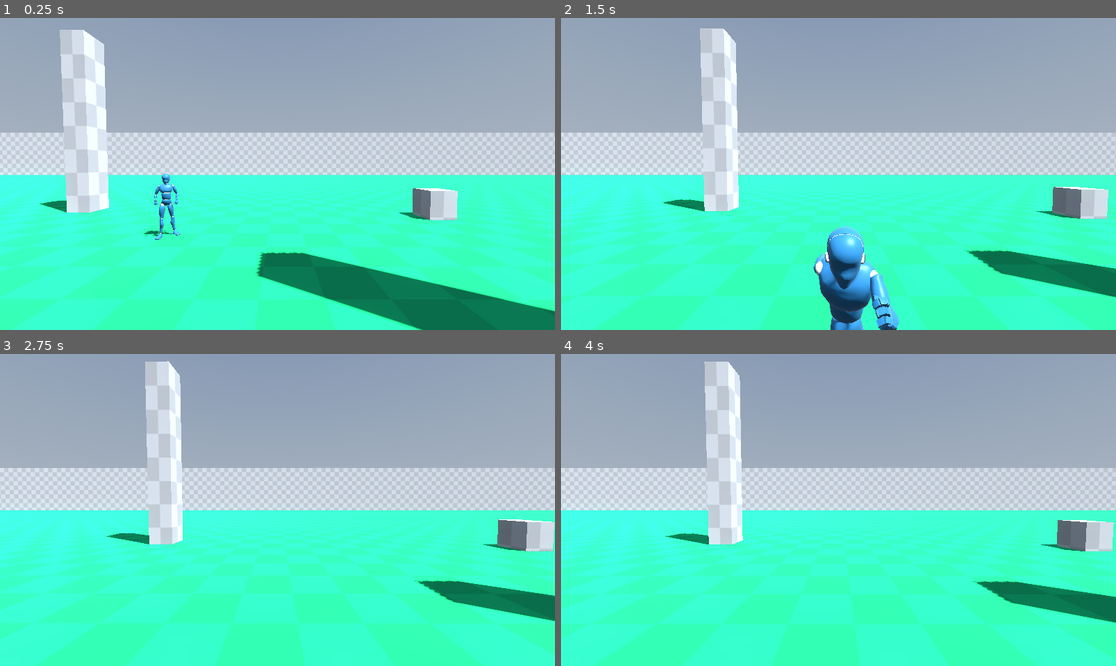
Above: before the commit, frames 1-4 (two rows, left to right).
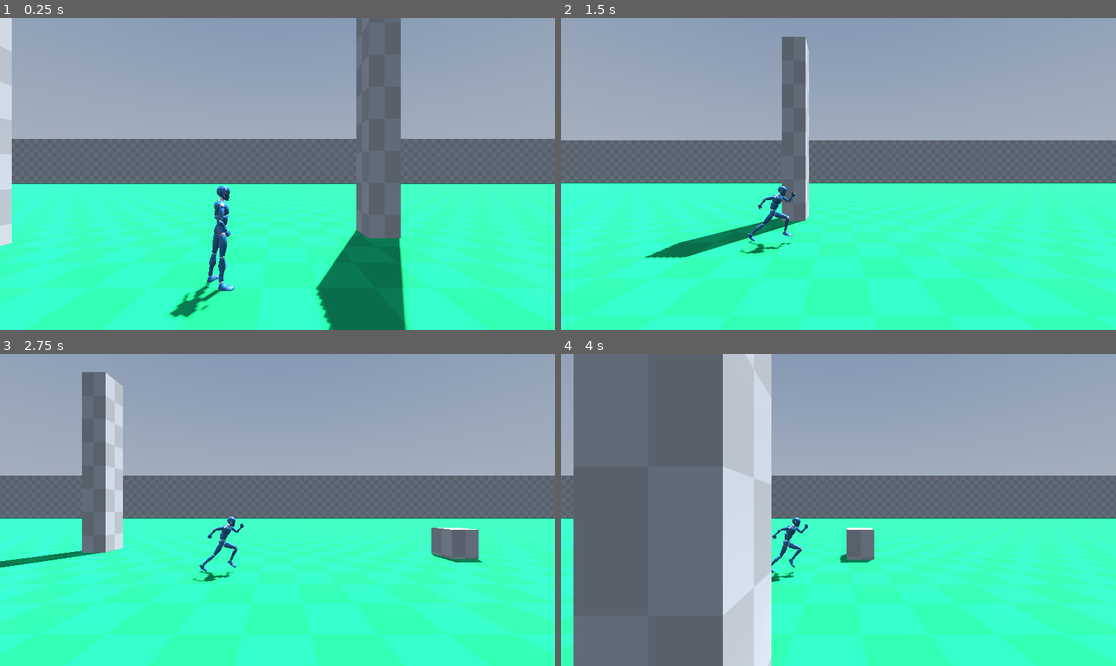
Above: after the commit, the same moments.

Repository: KoB-Kirito/nsfw-minijam-6
Game: Godot game, scene res://game/main.tscn
The game is run twice, just before and just after one commit, with the same random seed, the same clock (stepped at 60 frames per second) and the same inputs. A sky picture missing from this copy of the repository is replaced by a grey-blue gradient.
Inputs (mouse positions are in pixels of both pictures, inside the frame that each line leads up to):
- Up to frame 1 (0.25 s): no input
- Up to frame 2 (1.5 s): move the mouse to (866, 174) at 0.52 s; hold D (forward) from 0.53 s (still down); move the mouse to (810, 174) at 1.27 s
- Up to frame 3 (2.75 s): keep holding D (forward); move the mouse to (288, 503) at 2.02 s
- Up to frame 4 (4 s): keep holding D (forward); move the mouse to (832, 516) at 2.77 s; move the mouse to (877, 513) at 3.52 s

The runs differ from the first frame. In frame 1, 40% of the frame differs, in the area x 0-100%, y 0-100%; in frame 2, 33%; in frame 3, 33%; in frame 4, 52%.

Commit message:
fix camera still using z axis

Diff:
--- a/game/camera/Camera25D.gd
+++ b/game/camera/Camera25D.gd
@@ -32,7 +32,7 @@
 	# (and add noise offset)
 	# lerp only in z (use only the z value of the cameraTarget position)
 	self.position = lerp(self.position,
-		Vector3(0, 0, cameraTarget.global_position.z) + offset + noiseOffset,
+		Vector3(cameraTarget.global_position.x, 0, 0) + offset + noiseOffset,
 		smoothSpeed * delta)
 
 # Function to get noise offset from generated noise
@@ -43,6 +43,6 @@
 	# so x and y will be reading from unrelated areas of noise
 	# Return vector with y and z offsets since we only move Up/Down/Left/Right
 	return Vector3(
-		0,
+		noise.get_noise_2d(100, noise_i) * noiseStrength,
 		noise.get_noise_2d(1, noise_i) * noiseStrength,
-		noise.get_noise_2d(100, noise_i) * noiseStrength)
+		0)
--- a/game/camera/Camera25D.tscn
+++ b/game/camera/Camera25D.tscn
@@ -3,5 +3,4 @@
 [ext_resource type="Script" path="res://game/camera/Camera25D.gd" id="1_4fnuy"]
 
 [node name="Camera25D" type="Camera3D"]
-transform = Transform3D(1, -3.48787e-16, 3.48787e-16, 3.48787e-16, 1, -3.48787e-16, -3.48787e-16, 3.48787e-16, 1, 0, 0, 0)
 script = ExtResource("1_4fnuy")
--- a/game/levels/level_0.tscn
+++ b/game/levels/level_0.tscn
@@ -35,6 +35,7 @@
 size = Vector3(1, 10, 300)
 
 [node name="Level_0" type="Node3D"]
+transform = Transform3D(-4.37114e-08, 0, -1, 0, 1, 0, 1, 0, -4.37114e-08, 0, 0, 0)
 
 [node name="Floor" type="MeshInstance3D" parent="."]
 transform = Transform3D(1, 0, 0, 0, 1, 0, 0, 0, 1, -145, -0.1, -50)
--- a/game/main.tscn
+++ b/game/main.tscn
@@ -34,9 +34,8 @@
 transform = Transform3D(1, -3.48787e-16, 3.48787e-16, 3.48787e-16, 1, -3.48787e-16, -3.48787e-16, 3.48787e-16, 1, 2.08165e-12, 2.08165e-12, 2.08165e-12)
 
 [node name="Level_0" parent="." instance=ExtResource("3_ifcgy")]
-transform = Transform3D(1, 0, 0, 0, 1, 0, 0, 0, 1, 2.08165e-12, 2.08165e-12, 10)
 
 [node name="Camera25D" parent="." node_paths=PackedStringArray("target") instance=ExtResource("3_hi7fu")]
-transform = Transform3D(-0.00191365, -0.0377132, 0.999287, 6.77746e-05, 0.999289, 0.0377134, -0.999998, 0.000139897, -0.00190973, 2.08165e-12, 2, 2.08165e-12)
+transform = Transform3D(1, 0, 0, 0, 1, 0, 0, 0, 1, 2.08165e-12, 2, 2.08165e-12)
 target = NodePath("../Player")
-offset = Vector3(6, 2, 2.08165e-12)
+offset = Vector3(0, 2, 6)
